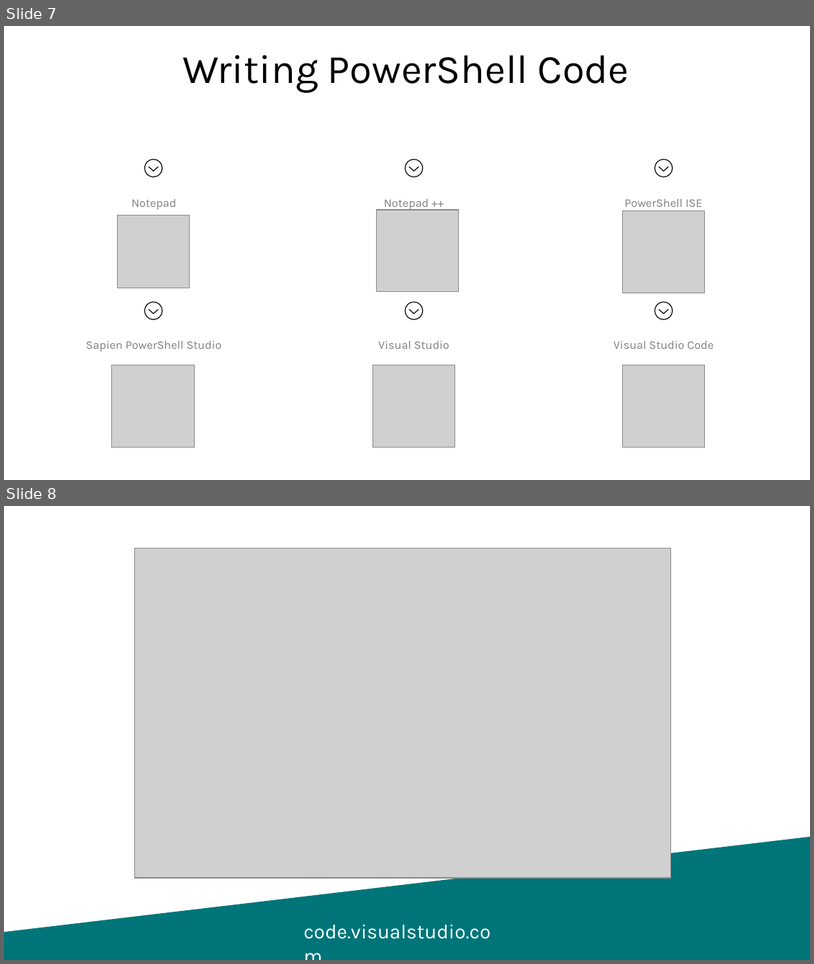
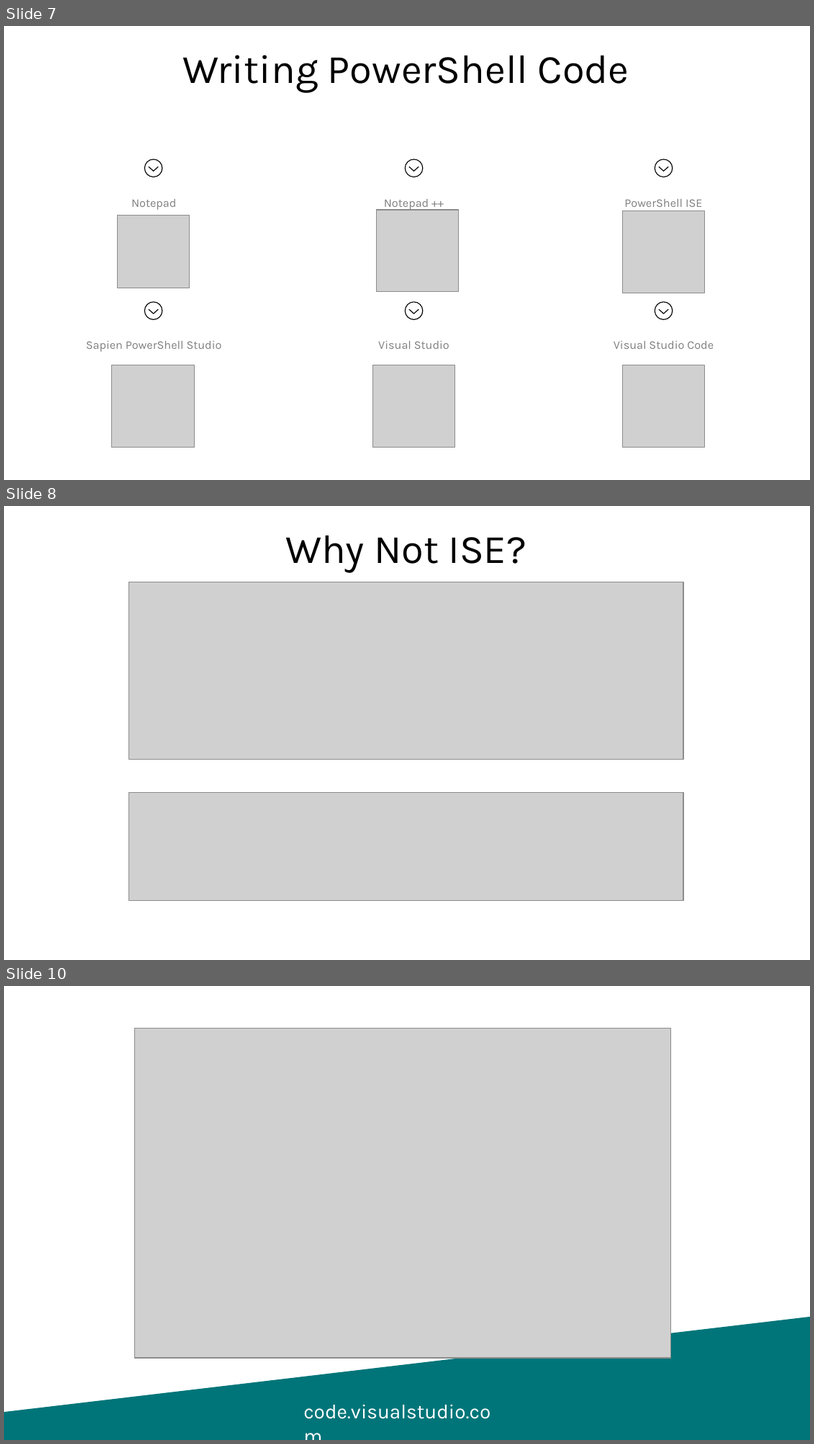
Before and after one commit to SQLDBAWithABeard/Presentations, a slide deck: 2018/24 HoP/PowerShell.pptx. Shown one above the other, each under a label of ours: slides 7 and 8 before the commit, slides 7, 8 and 10 after it; the slides between them are not shown. The pictures are 814x964 and 814x1444 pixels, drawn with LibreOffice and Linux fonts; fonts in the diff are those of the drawing; grey boxes stand for pictures; background and template pictures are left out. Boxes give left, top, right and bottom in pixels: in the first picture for what was removed or moved away, otherwise in the second. Text is boxed around its words. In the diff, an @@ line names an element or a change of style, - is before the commit and + after.

```diff
--- a/2018/24 HoP/PowerShell.pptx
+++ b/2018/24 HoP/PowerShell.pptx
@@ slide 8 added at box(4, 506, 810, 960), background #FFFFFF @@
@@ title added at box(286, 535, 527, 573), 36 pt, text #000000 @@
+Why Not ISE?
@@ picture added at box(129, 582, 684, 759) @@
@@ picture added at box(129, 793, 684, 900) @@
@@ what was slide 8 is now slide 10 @@
```
Also in this commit, not shown: 1 other slide added.
